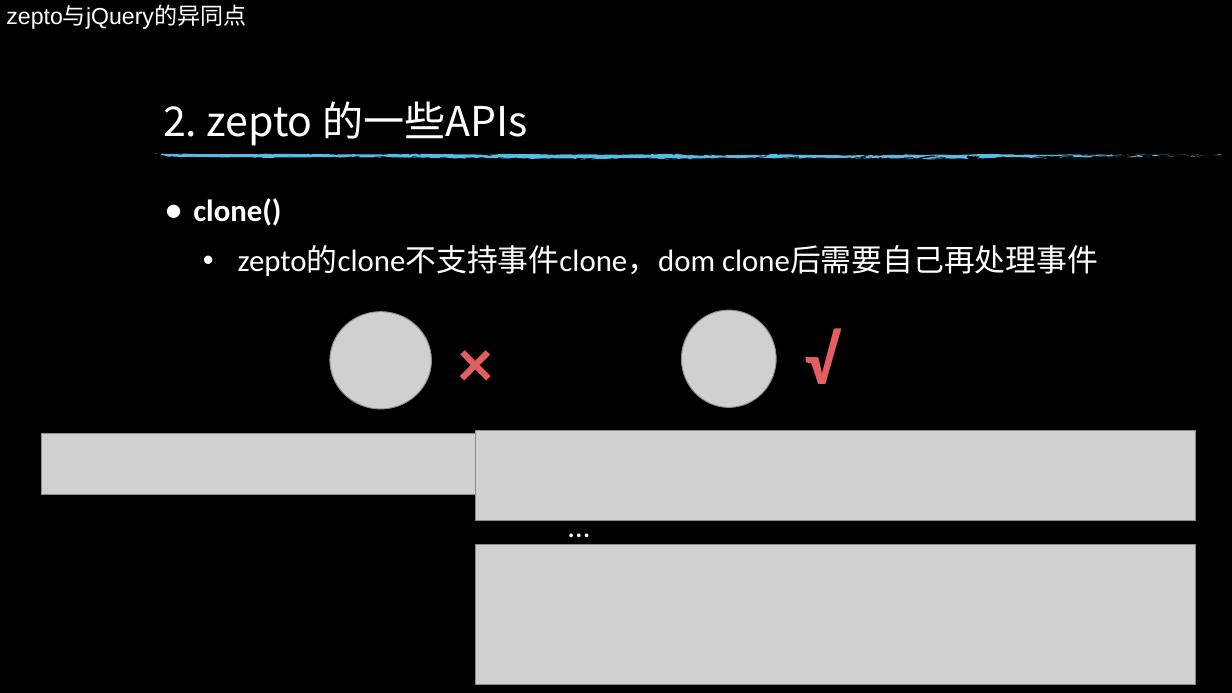
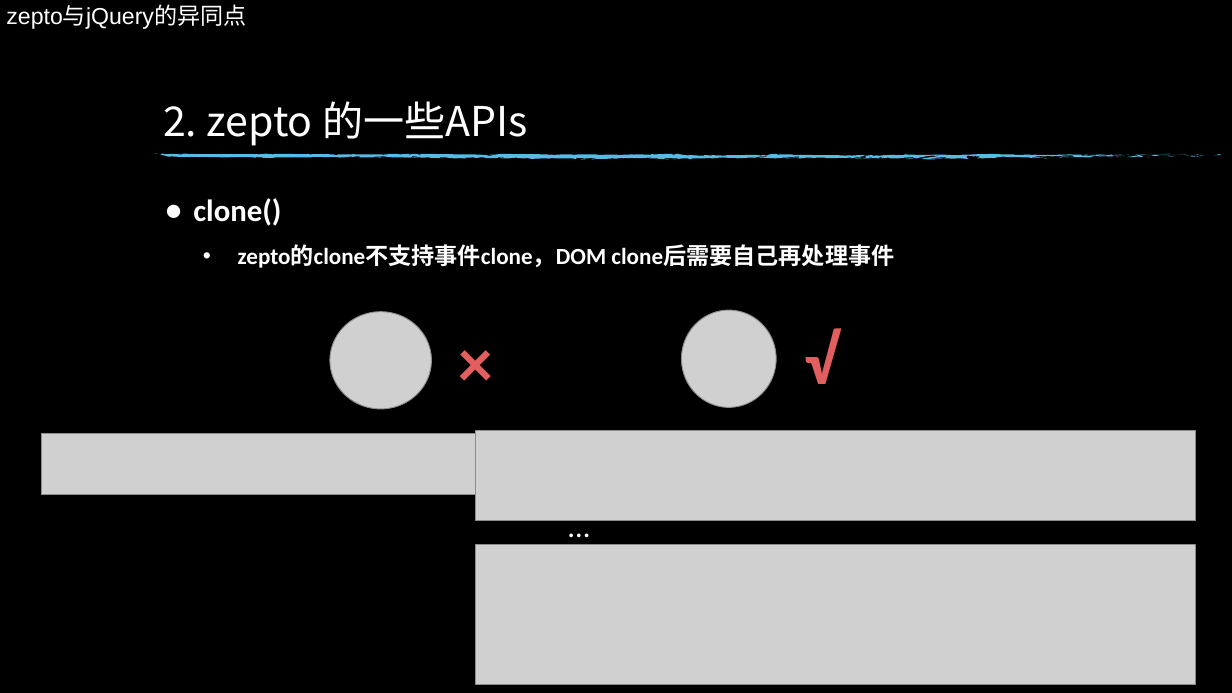
Before and after one commit to xiaotianxia/entern, a slide deck: slide 13 of dz-talk0904.pptx. Drawn at 1232x693 pixels with LibreOffice and Linux fonts; fonts in the diff are those of the drawing; grey boxes stand for pictures; background and template pictures are left out. Boxes give left, top, right and bottom in pixels: in the first picture for what was removed or moved away, otherwise in the second. Text is boxed around its words. In the diff, an @@ line names an element or a change of style, - is before the commit and + after.

```diff
--- a/dz-talk0904.pptx
+++ b/dz-talk0904.pptx
@@ text at (x1=238, y1=245, x2=894, y2=268): text changed; size 24 to 18 pt; bold on @@
-• zepto的clone不支持事件clone，dom clone后需要自己再处理事件
+• zepto的clone不支持事件clone，DOM clone后需要自己再处理事件
```
Also in this commit, not shown: 7 other slides changed.
